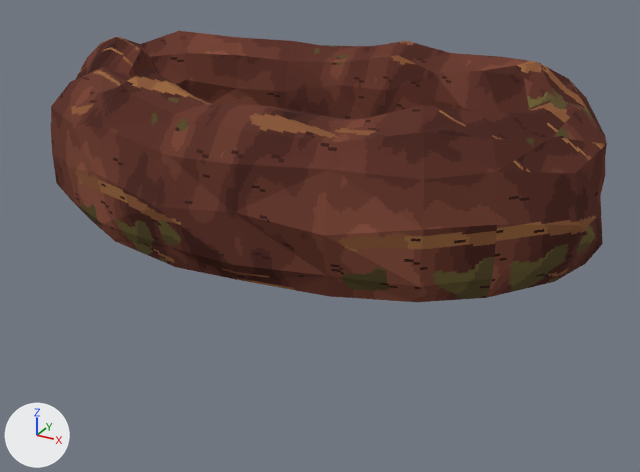
The Blender file output/anthill/models-v1/AN10-vent-collar/AN10-vent-collar.blend, before and after one commit.
Before and after are seen from a 50 mm lens placed at (2.85, -5.08, 2.33), pointed at (0.08, -0.04, -0.19). The axes (+X, +Y, +Z) are drawn at lower left. The lights are the same throughout. The picture after the commit comes second.

The first picture shows 'AN10a_Earth'.
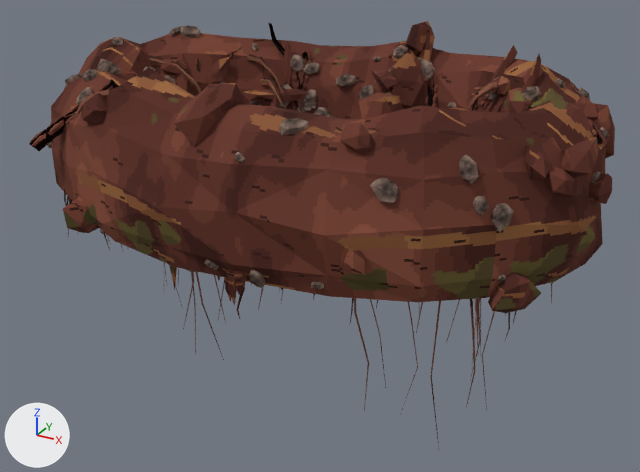
Where the change shows, as pixel boxes (x1, y1, x2, y2) in the pictures (640 x 472 px):
```json
{"object": "AN10a_Earth", "change": "reshaped", "before": [50, 31, 607, 302], "after": [30, 21, 615, 313], "on screen": "8% taller"}
{"object": "AN10a_Props", "change": "added", "after": [29, 22, 609, 289], "on screen": "mostly hidden"}
{"object": "AN10a_Root", "change": "added", "after": [64, 52, 575, 447], "on screen": "mostly hidden"}
{"part": 1, "of": "me_an10a_earth", "change": "added", "after": [30, 21, 615, 313]}
{"part": 2, "of": "me_an10a_earth", "change": "surface changed", "before": [50, 54, 606, 179], "after": [50, 54, 606, 179]}
```

Edits to the scene script, one JSON object a line:
```json
{"op": "add", "block": "img_t_ant_root_png", "code": ["img_t_ant_root_png = load_image('T_Ant_Root.png', '../_kit/tex/T_Ant_Root.png', 256, 256, 'sRGB')"]}
{"op": "add", "block": "img_t_ant_props_png", "code": ["img_t_ant_props_png = load_image('T_Ant_Props.png', '../_kit/tex/T_Ant_Props.png', 512, 512, 'sRGB')"]}
{"op": "add", "block": "img_t_ant_props_emission_png", "code": ["img_t_ant_props_emission_png = load_image('T_Ant_Props_Emission.png', '../_kit/tex/T_Ant_Props_Emission.png', 512, 512, 'sRGB')"]}
{"op": "add", "block": "mat_m_ant_root", "code": ["mat_m_ant_root = principled_material('M_Ant_Root')", "mat_m_ant_root.texture = img_t_ant_root_png", "mat_m_ant_root.roughness = 1.0", "mat_m_ant_root.specular_ior_level = 0.05"]}
{"op": "add", "block": "mat_m_ant_props", "code": ["mat_m_ant_props = bpy.data.materials.new('M_Ant_Props')", "# uses the picture img_t_ant_props_emission_png", "# uses the picture img_t_ant_props_png"]}
{"block": "me_an10a_earth", "where": "# used by ob_an10a_earth; location = (0.0, 0.0, 0.0)"}
{"op": "remove", "block": "me_an10a_earth", "code": "me_an10a_earth.from_pydata(...)  # 264 vertices, 433 faces; spans x -2.05..1.99, y -1.38..1.3, z 0.0..1.1"}
{"op": "add", "block": "me_an10a_earth", "code": "me_an10a_earth.from_pydata(...)  # 2522 vertices, 3933 faces; spans x -2.05..2.02, y -1.38..1.34, z -0.25..1.19"}
{"block": "me_an10a_earth", "change": "me_an10a_earth part 1: 2258 vertices added at x -1.91..2.02, y -1.3..1.34, z -0.25..1.19"}
{"block": "me_an10a_earth", "change": "me_an10a_earth part 2: 25 kept faces spanning x -1.99..1.93, y -1.14..1.12, z 0.02..1.1 get new texture (UV) coordinates"}
{"op": "add", "block": "me_an10a_root", "code": ["me_an10a_root = bpy.data.meshes.new('AN10a_Root')", "me_an10a_root.from_pydata(...)  # 2100 vertices, 2024 faces; spans x -2.02..1.65, y -1.19..1.08, z -1.25..0.95", "me_an10a_root.materials.append(mat_m_ant_root)  # picture img_t_ant_root_png"]}
{"op": "add", "block": "me_an10a_props", "code": ["me_an10a_props = bpy.data.meshes.new('AN10a_Props')", "me_an10a_props.from_pydata(...)  # 2660 vertices, 4055 faces; spans x -2.08..1.95, y -1.31..1.32, z -0.21..1.1", "me_an10a_props.materials.append(mat_m_ant_props)"]}
{"op": "add", "block": "ob_an10a_root", "code": ["ob_an10a_root = bpy.data.objects.new('AN10a_Root', me_an10a_root)", "ob_an10a_root.location = (0.0, 0.0, 0.0)"]}
{"op": "add", "block": "ob_an10a_props", "code": ["ob_an10a_props = bpy.data.objects.new('AN10a_Props', me_an10a_props)", "ob_an10a_props.location = (0.0, 0.0, 0.0)"]}
```
